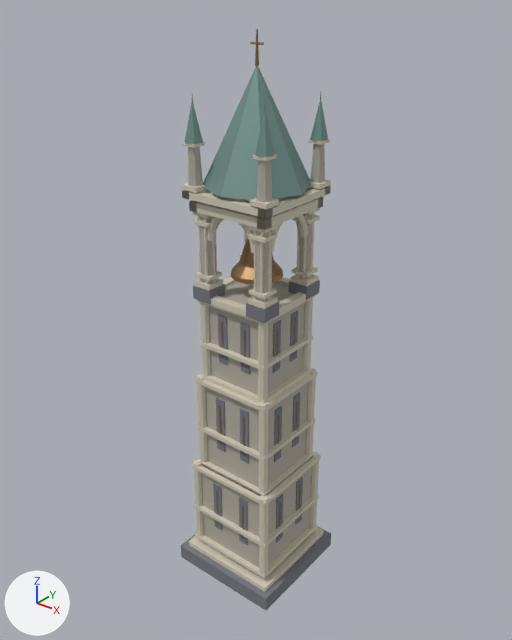
One commit to the glTF model games/vector-nova/public/assets/levels/zephyr/falling-tower.glb: the scene before it, then after it.
Rendered twice from a camera (50 mm lens) standing at (181.0, -227.0, 278.0) and looking at (-2.0, 2.0, 136.0). The axes (+X, +Y, +Z) are drawn at lower left. The lights are the same throughout. The picture after the commit comes second. Where no turn or scale is listed for an object, it has been applied to the vertices. Vertices at exactly the same position are counted once.

In view in the first picture: 'falling-tower__bronze', 'falling-tower__copper', 'falling-tower__limestone', 'falling-tower__pale', 'falling-tower__shadow'.
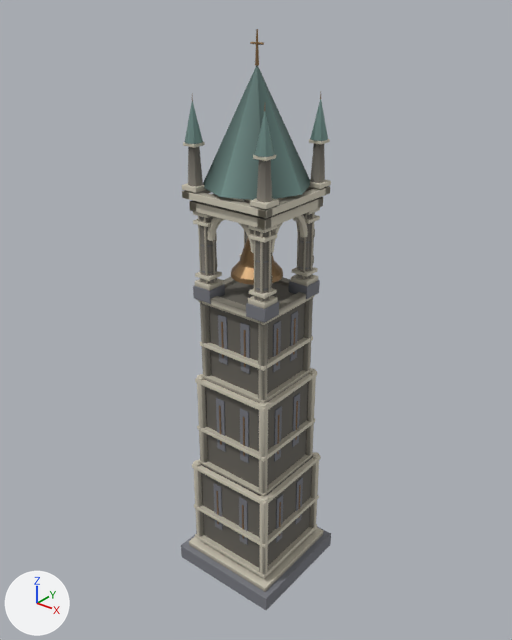
Changed parts and their boxes [x1, y1, x2, y2] in the pictures (512 x 640 px):
'falling-tower__pale', recoloured, reshaped (darker)
    before: [181, 139, 331, 592]
    after: [182, 139, 331, 592]
'falling-tower__limestone', recoloured (darker)
    both: [188, 144, 325, 568]
'falling-tower__copper', recoloured
    both: [195, 66, 319, 200]
part 2 of me_falling_tower_limestone, added
    after: [188, 144, 325, 568]
part 3 of me_falling_tower_pale, rebuilt
    before: [189, 527, 324, 592]
    after: [189, 528, 323, 592]
part 4 of me_falling_tower_pale, cut back
    before: [199, 201, 315, 323]
    after: [182, 140, 331, 578]
part 5 of me_falling_tower_shadow, cut back
    before: [217, 316, 300, 464]
    after: [186, 280, 326, 594]

What changed in the scene script:
```text
Change mat_zephyr___aged_bronze_ferrules:
    where n0 = _N.new('ShaderNodeBsdfPrincipled'); n0.name = 'Principled BSDF'
    remove n0.inputs[0].default_value = (0.32, 0.195, 0.09, 1.0)  # 'Base Color', brown #997a55
    add n2 = _N.new('ShaderNodeMix'); n2.name = 'Mix'
    add n2.data_type = 'RGBA'
    add n2.blend_type = 'MULTIPLY'
    add n2.inputs[0].default_value = 1.0  # 'Factor'
    add n2.inputs[7].default_value = (0.32, 0.195, 0.09, 1.0)  # 'B', brown #997a55
    add n3 = _N.new('ShaderNodeVertexColor'); n3.name = 'Color Attribute'
    add _L.new(n2.outputs[2], n0.inputs[0])  # 'Result' to 'Base Color'
    add _L.new(n3.outputs[0], n2.inputs[6])  # 'Color' to 'A'
Change mat_zephyr___weathered_copper_roofs:
    where n0 = _N.new('ShaderNodeBsdfPrincipled'); n0.name = 'Principled BSDF'
    remove n0.inputs[0].default_value = (0.19, 0.315, 0.29, 1.0)  # 'Base Color', greyish cyan #799893
    add n2 = _N.new('ShaderNodeMix'); n2.name = 'Mix'
    add n2.data_type = 'RGBA'
    add n2.blend_type = 'MULTIPLY'
    add n2.inputs[0].default_value = 1.0  # 'Factor'
    add n2.inputs[7].default_value = (0.19, 0.315, 0.29, 1.0)  # 'B', greyish cyan #799893
    add n3 = _N.new('ShaderNodeVertexColor'); n3.name = 'Color Attribute'
    add _L.new(n2.outputs[2], n0.inputs[0])  # 'Result' to 'Base Color'
    add _L.new(n3.outputs[0], n2.inputs[6])  # 'Color' to 'A'
Change mat_zephyr___weathered_warm_limestone:
    where n0 = _N.new('ShaderNodeBsdfPrincipled'); n0.name = 'Principled BSDF'
    remove n0.inputs[0].default_value = (0.46, 0.425, 0.36, 1.0)  # 'Base Color', grey #b5aea2
    add n2 = _N.new('ShaderNodeMix'); n2.name = 'Mix'
    add n2.data_type = 'RGBA'
    add n2.blend_type = 'MULTIPLY'
    add n2.inputs[0].default_value = 1.0  # 'Factor'
    add n2.inputs[7].default_value = (0.46, 0.425, 0.36, 1.0)  # 'B', grey #b5aea2
    add n3 = _N.new('ShaderNodeVertexColor'); n3.name = 'Color Attribute'
    add _L.new(n2.outputs[2], n0.inputs[0])  # 'Result' to 'Base Color'
    add _L.new(n3.outputs[0], n2.inputs[6])  # 'Color' to 'A'
Change mat_zephyr___pale_worn_edge_stone:
    where n0 = _N.new('ShaderNodeBsdfPrincipled'); n0.name = 'Principled BSDF'
    remove n0.inputs[0].default_value = (0.66, 0.615, 0.5, 1.0)  # 'Base Color', pale yellow #d4cebc
    add n2 = _N.new('ShaderNodeMix'); n2.name = 'Mix'
    add n2.data_type = 'RGBA'
    add n2.blend_type = 'MULTIPLY'
    add n2.inputs[0].default_value = 1.0  # 'Factor'
    add n2.inputs[7].default_value = (0.66, 0.615, 0.5, 1.0)  # 'B', pale yellow #d4cebc
    add n3 = _N.new('ShaderNodeVertexColor'); n3.name = 'Color Attribute'
    add _L.new(n2.outputs[2], n0.inputs[0])  # 'Result' to 'Base Color'
    add _L.new(n3.outputs[0], n2.inputs[6])  # 'Color' to 'A'
Change mat_zephyr___deep_carved_recess:
    where n0 = _N.new('ShaderNodeBsdfPrincipled'); n0.name = 'Principled BSDF'
    remove n0.inputs[0].default_value = (0.19, 0.195, 0.22, 1.0)  # 'Base Color', grey #797a81
    add n2 = _N.new('ShaderNodeMix'); n2.name = 'Mix'
    add n2.data_type = 'RGBA'
    add n2.blend_type = 'MULTIPLY'
    add n2.inputs[0].default_value = 1.0  # 'Factor'
    add n2.inputs[7].default_value = (0.19, 0.195, 0.22, 1.0)  # 'B', grey #797a81
    add n3 = _N.new('ShaderNodeVertexColor'); n3.name = 'Color Attribute'
    add _L.new(n2.outputs[2], n0.inputs[0])  # 'Result' to 'Base Color'
    add _L.new(n3.outputs[0], n2.inputs[6])  # 'Color' to 'A'
Change me_falling_tower_copper:
    remove me_falling_tower_copper.from_pydata(...)  # 80 vertices, 140 faces; spans x -23.0..23.0, y -23.0..23.0, z 200.0..247.0
    add me_falling_tower_copper.from_pydata(...)  # 560 vertices, 1036 faces; spans x -23.0..23.0, y -23.0..23.0, z 200.0..247.0
    me_falling_tower_copper part 1: 20 vertices removed from x -21.7..21.7, y -21.7..21.7, z 200.0..218.2; 500 vertices added at x -22.9..22.9, y -22.9..22.9, z 200.0..247.0
Change me_falling_tower_limestone:
    remove me_falling_tower_limestone.from_pydata(...)  # 168 vertices, 292 faces; spans x -21.0..21.0, y -21.0..21.0, z 14.0..218.0
    add me_falling_tower_limestone.from_pydata(...)  # 1176 vertices, 2308 faces; spans x -21.0..21.0, y -21.0..21.0, z 14.0..218.0
    me_falling_tower_limestone part 2: 1008 vertices added at x -21.0..21.0, y -21.0..21.0, z 14.0..218.0
Change me_falling_tower_pale:
    remove me_falling_tower_pale.from_pydata(...)  # 1556 vertices, 2800 faces; spans x -26.0..26.0, y -26.0..26.0, z 8.0..218.0
    add me_falling_tower_pale.from_pydata(...)  # 9464 vertices, 18648 faces; spans x -26.0..26.0, y -26.0..26.0, z 8.0..218.0
    me_falling_tower_pale part 3: the loose piece of 8 vertices spanning x -26.0..26.0, y -26.0..26.0, z 8.0..10.0 is rebuilt with 56 vertices and now spans x -26.0..26.0, y -26.0..26.0, z 8.0..10.0
    me_falling_tower_pale part 4: 16 vertices moved within x -18.0..18.0, y -18.0..15.0, z 158.0..191.0; 14 vertices removed from x -20.0..20.0, y -20.0..20.0, z 150.0..190.0; 7874 vertices added at x -23.0..23.0, y -23.0..23.0, z 13.0..218.0
Change me_falling_tower_shadow:
    remove me_falling_tower_shadow.from_pydata(...)  # 232 vertices, 348 faces; spans x -28.0..28.0, y -28.0..28.0, z 0.0..156.0
    add me_falling_tower_shadow.from_pydata(...)  # 2744 vertices, 5340 faces; spans x -28.0..28.0, y -28.0..28.0, z 0.0..176.0
    me_falling_tower_shadow part 5: 16 vertices moved within x -18.0..18.0, y -18.0..18.0, z 73.0..120.0; 1392 vertices added at x -28.0..28.0, y -28.0..28.0, z 0.0..156.0
    other edits to the shape of me_falling_tower_shadow do not show in these pictures
```
